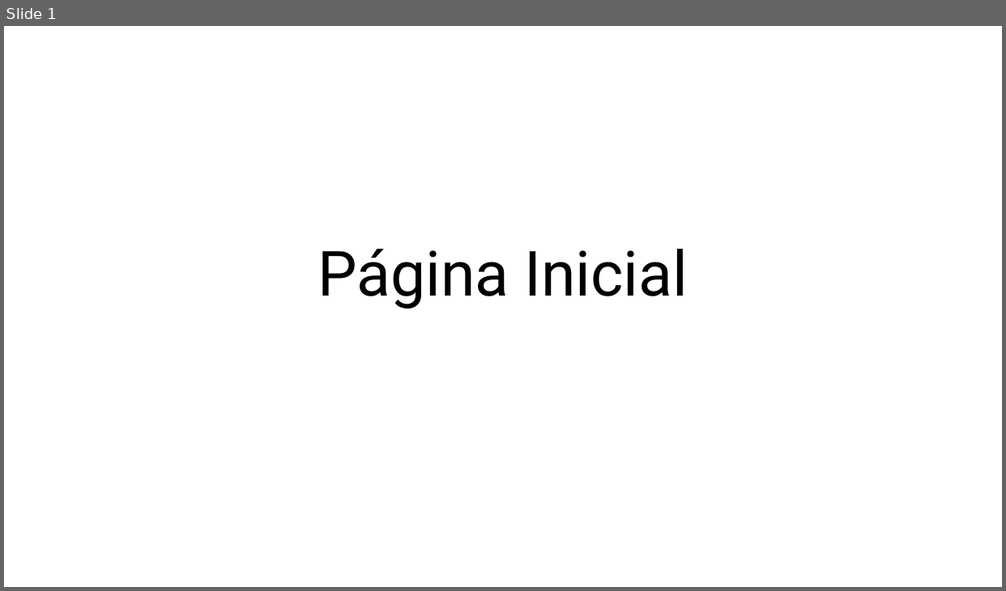
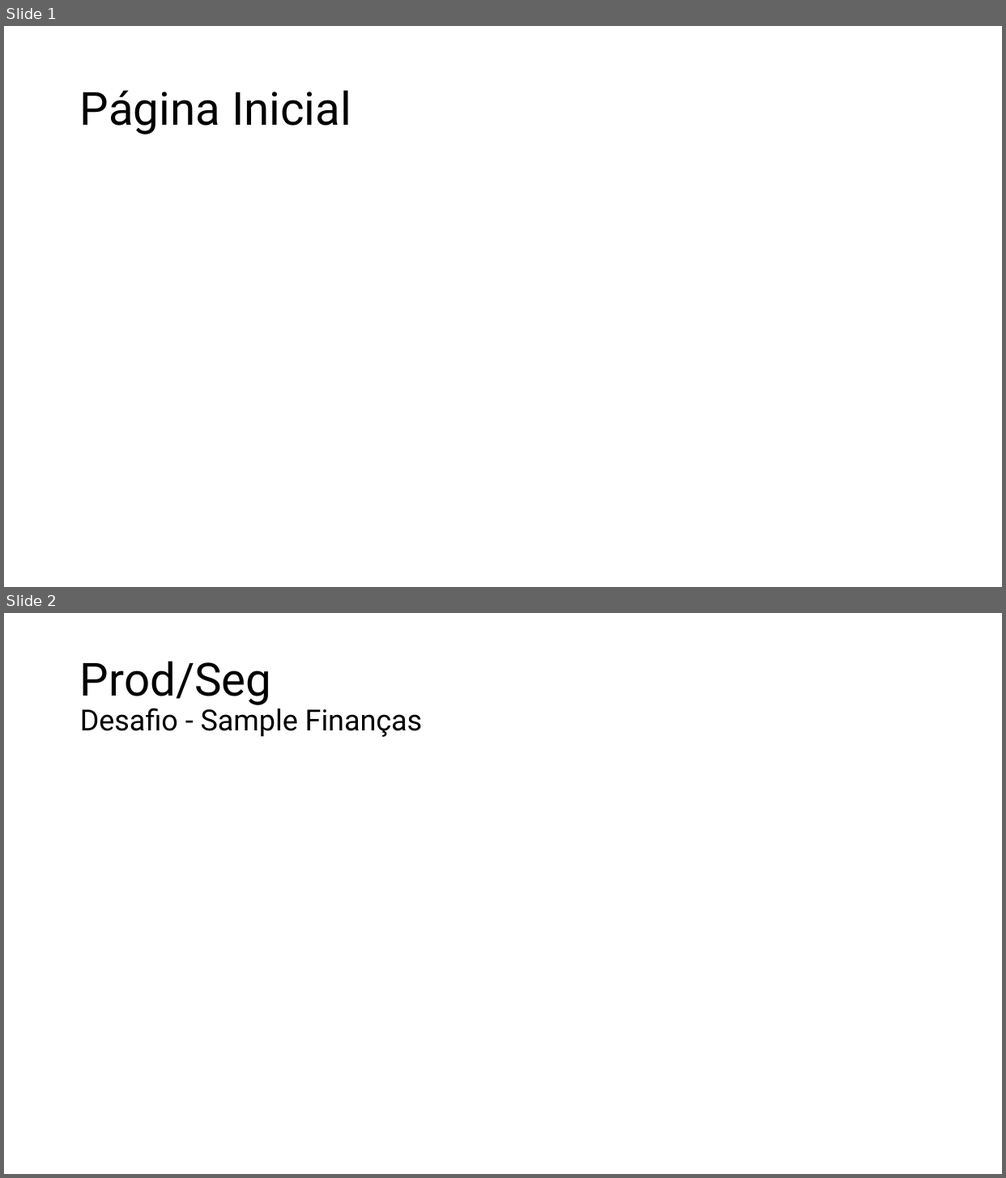
Before and after one commit to KikoSoares-DataDriven/Desafio-DIo---Analisando-dados-de-um-Dashboard-de-Vendas-no-Power-BI, a slide deck: Arquivos/Desafio - Sample Finanças.pptx. Shown one above the other, each under a label of ours: slide 1 before the commit, slides 1 and 2 after it. The pictures are 1006x591 and 1006x1178 pixels, drawn with LibreOffice and Linux fonts; fonts in the diff are those of the drawing; background and template pictures are left out. Boxes give left, top, right and bottom in pixels: in the first picture for what was removed or moved away, otherwise in the second. Text is boxed around its words. In the diff, an @@ line names an element or a change of style, - is before the commit and + after.

```diff
--- a/Arquivos/Desafio - Sample Finanças.pptx
+++ b/Arquivos/Desafio - Sample Finanças.pptx
@@ slide 2 added at [4, 613, 1002, 1174], background picture (left out) @@
@@ title added at [80, 661, 423, 737], 28 pt, text #000000 @@
+Prod/Seg
+Desafio - Sample Finanças
@@ slide 1 changed as well @@
@@ title "Página Inicial": place and size @@
-title "Página Inicial" at [317, 249, 688, 309]
+title "Página Inicial" at [80, 90, 351, 135]
@@ title "Página Inicial" at [80, 90, 351, 135]: size 60 to 44 pt; alignment centre to left; vertical alignment bottom to middle @@
```
Also in this commit, not shown: 2 other slides added, 2 other files.
